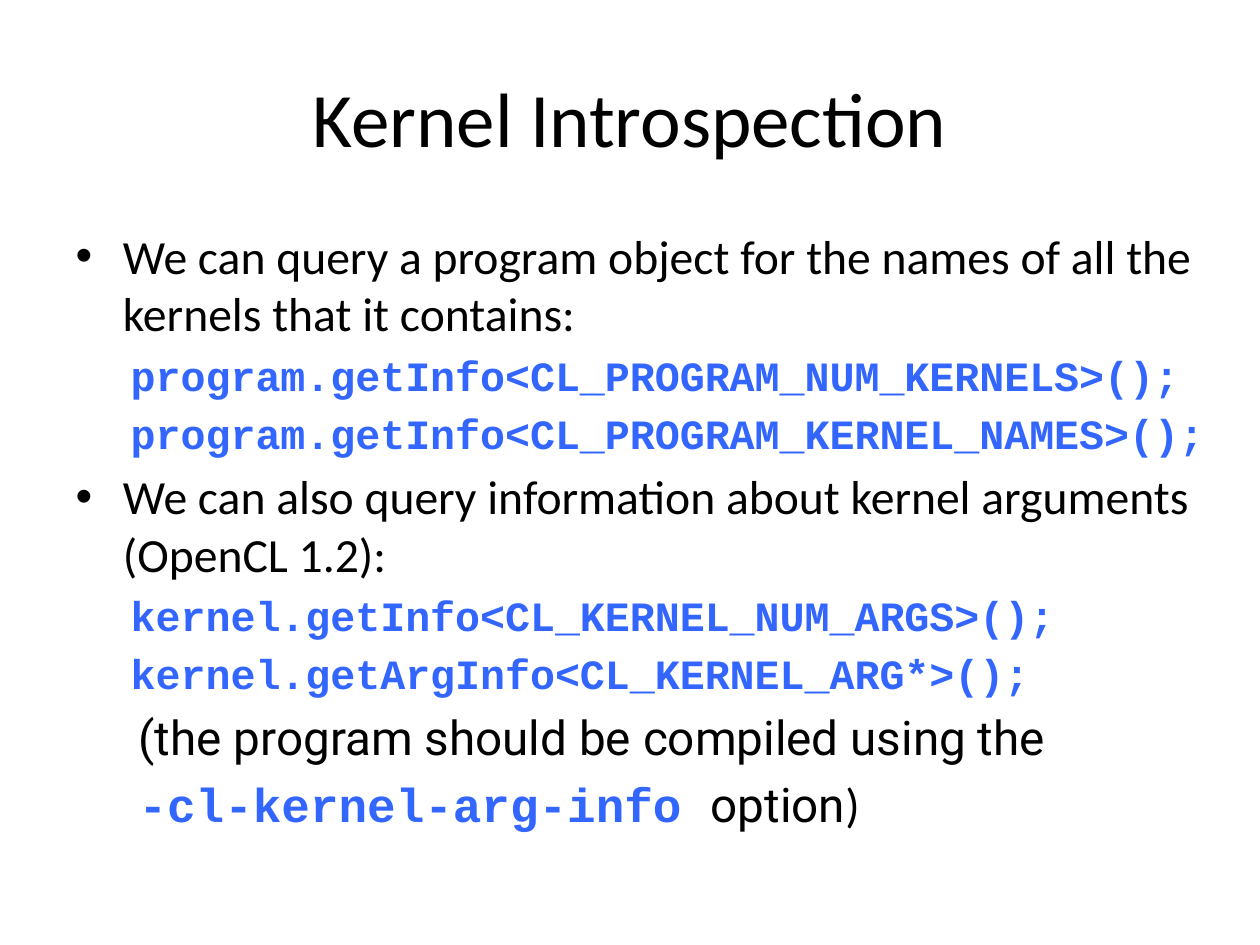
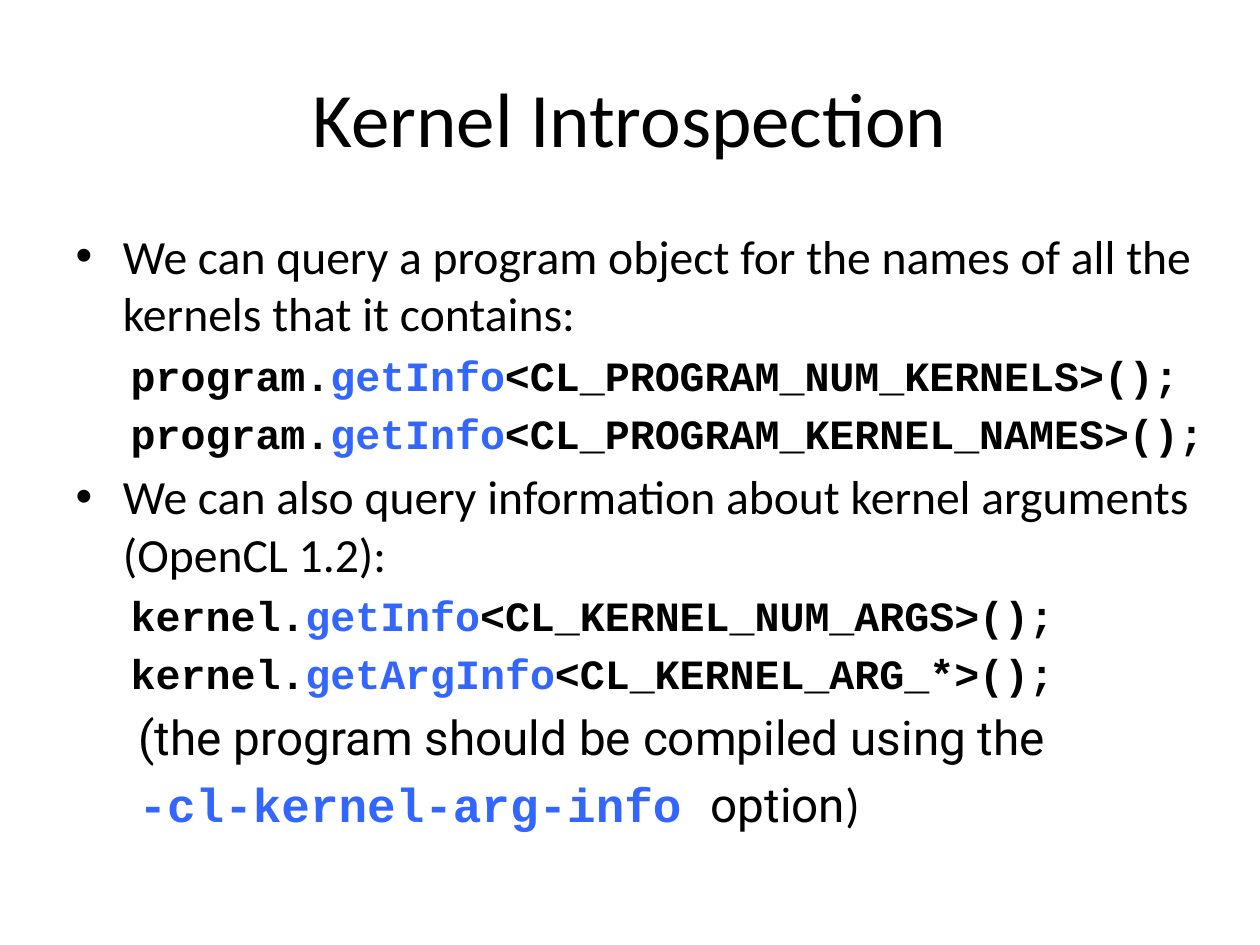
Before and after one commit to UoB-HPC/opencl-training-code, a slide deck: slide 13 of slides/advanced_part2.pptx. Drawn at 1260x945 pixels with LibreOffice and Linux fonts; fonts in the diff are those of the drawing. Boxes give left, top, right and bottom in pixels: in the first picture for what was removed or moved away, otherwise in the second. Text is boxed around its words. In the diff, an @@ line names an element or a change of style, - is before the commit and + after.

```diff
--- a/slides/advanced_part2.pptx
+++ b/slides/advanced_part2.pptx
@@ text at <box>131,360,1204,640</box>: text colour #3366FF to #000000 in "program.getInfo<CL_PROGRAM_NUM_KERNELS>();", "program.getInfo<CL_PROGRAM_KERNEL_NAMES>();", "kernel.getInfo<CL_KERNEL_NUM_ARGS>();" @@
@@ text at <box>131,659,1054,698</box>: text changed; text colour #3366FF to #000000 @@
-  kernel.getArgInfo<CL_KERNEL_ARG*>();
+  kernel.getArgInfo<CL_KERNEL_ARG_*>();
```
Also in this commit, not shown: 3 other slides changed.
